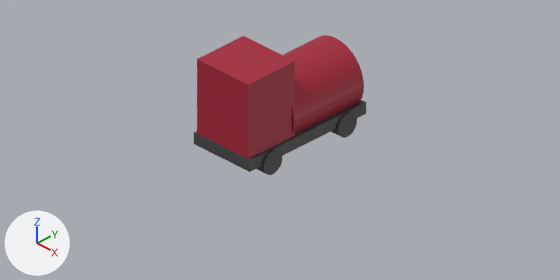
Two versions of the Blender file art/models/lok.blend, one commit apart.
One viewpoint serves both versions: the file's camera 'Camera'. Every picture has the same lights, and +X, +Y and +Z are marked at lower left.

Script lines for the objects in view, before the commit:
```python
ob_cube = bpy.data.objects.new('Cube', me_cube_001)
ob_cube.location = (0.0, 0.0, 0.3)
ob_cube.scale = (0.6, 1.25, 0.1)
ob_cube_001 = bpy.data.objects.new('Cube.001', me_cube_002)
ob_cube_001.parent = ob_cube
ob_cube_001.location = (0.0, -0.73, 1.0)
ob_cube_001.scale = (0.55, 0.5, 0.7)
ob_cylinder = bpy.data.objects.new('Cylinder', me_cylinder)
ob_cylinder.parent = ob_cube
ob_cylinder.location = (0.0, 0.8, 0.2)
ob_cylinder.rotation_euler = (0.0, 1.571, 0.0)  # degrees (0, 90, 0)
ob_cylinder.scale = (0.2, 0.2, 0.65)
ob_cylinder_001 = bpy.data.objects.new('Cylinder.001', me_cylinder_001)
ob_cylinder_001.parent = ob_cube
ob_cylinder_001.location = (0.0, -0.8, 0.2)
ob_cylinder_001.rotation_euler = (0.0, 1.571, 0.0)  # degrees (0, 90, 0)
ob_cylinder_001.scale = (0.2, 0.2, 0.65)
ob_cylinder_002 = bpy.data.objects.new('Cylinder.002', me_cylinder_002)
ob_cylinder_002.parent = ob_cube
ob_cylinder_002.location = (0.0, 0.45, 0.7)
ob_cylinder_002.rotation_euler = (1.571, 0.0, 0.0)  # degrees (90, 0, 0)
ob_cylinder_002.scale = (0.6, 0.6, 0.75)
```
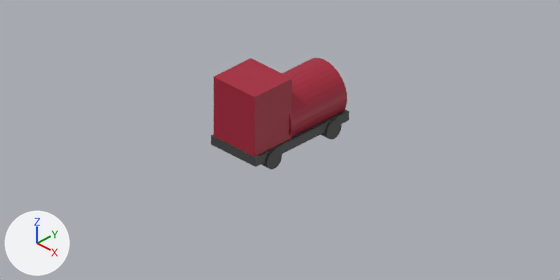
Location of each change, (x1, y1, x2, y2) in pixels of the pictures (560 x 280 px):
'Cube.001', moved, rescaled (20% narrower, 20% shorter): before (197, 36, 295, 159); after (214, 58, 292, 156)
'Cylinder.002', moved, rescaled (20% narrower, 21% shorter): before (283, 35, 364, 134); after (282, 58, 347, 136)
'Cube', hidden: before (194, 100, 366, 172)
'Lok', added: after (211, 109, 349, 167)
'Cylinder', moved, rescaled (19% narrower, 19% shorter): before (331, 112, 357, 138); after (321, 119, 342, 140)
'Cylinder.001', moved, rescaled (15% narrower, 22% shorter): before (257, 149, 282, 175); after (261, 149, 282, 169)

Patch to the scene script:
```diff
--- a/art/models/lok.blend.py
+++ b/art/models/lok.blend.py
@@ me_cube_001 @@
 me_cube_001.from_pydata(...)  # 8 vertices, 6 faces; spans x -1.0..1.0, y -1.0..1.0, z -1.0..1.0
-me_cube_001.materials.append(mat_material_002)  # dark grey #464646
@@ me_cube_001_1 @@
+me_cube_001_1.from_pydata(...)  # a box spanning x -0.6..0.6, y -1.25..1.25, z 0.17..0.37
+me_cube_001_1.materials.append(mat_material_002)  # dark grey #464646
@@ ob_cube @@
 ob_cube = bpy.data.objects.new('Cube', me_cube_001)
-ob_cube.location = (0.0, 0.0, 0.3)
-ob_cube.scale = (0.6, 1.25, 0.1)
+ob_cube.location = (0.0, -1.5, 0.815)
+ob_cube.scale = (1.0, 1.0, 0.815)
+ob_cube.hide_render = True
@@ ob_cylinder @@
 ob_cylinder = bpy.data.objects.new('Cylinder', me_cylinder)
-ob_cylinder.parent = ob_cube
-ob_cylinder.matrix_parent_inverse = Matrix(((1.667, 0.0, 0.0, 0.0), (0.0, 0.8, 0.0, 0.0), (0.0, 0.0, 10.0, -3.0), (0.0, 0.0, 0.0, 1.0)))
-ob_cylinder.location = (0.0, 0.8, 0.2)
+ob_cylinder.parent = ob_lok
+ob_cylinder.location = (0.0, 0.8, 0.17)
 ob_cylinder.rotation_euler = (0.0, 1.571, 0.0)  # degrees (0, 90, 0)
@@ ob_cylinder_001 @@
 ob_cylinder_001 = bpy.data.objects.new('Cylinder.001', me_cylinder_001)
-ob_cylinder_001.parent = ob_cube
-ob_cylinder_001.matrix_parent_inverse = Matrix(((1.667, 0.0, 0.0, 0.0), (0.0, 0.8, 0.0, 0.0), (0.0, 0.0, 10.0, -3.0), (0.0, 0.0, 0.0, 1.0)))
-ob_cylinder_001.location = (0.0, -0.8, 0.2)
+ob_cylinder_001.parent = ob_lok
+ob_cylinder_001.location = (0.0, -0.8, 0.17)
 ob_cylinder_001.rotation_euler = (0.0, 1.571, 0.0)  # degrees (0, 90, 0)
@@ ob_cylinder_002 @@
 ob_cylinder_002 = bpy.data.objects.new('Cylinder.002', me_cylinder_002)
-ob_cylinder_002.parent = ob_cube
-ob_cylinder_002.matrix_parent_inverse = Matrix(((1.667, 0.0, 0.0, 0.0), (0.0, 0.8, 0.0, 0.0), (0.0, 0.0, 10.0, -3.0), (0.0, 0.0, 0.0, 1.0)))
-ob_cylinder_002.location = (0.0, 0.45, 0.7)
+ob_cylinder_002.parent = ob_lok
+ob_cylinder_002.location = (0.0, 0.45, 0.67)
 ob_cylinder_002.rotation_euler = (1.571, 0.0, 0.0)  # degrees (90, 0, 0)
@@ ob_cube_001 @@
 ob_cube_001 = bpy.data.objects.new('Cube.001', me_cube_002)
-ob_cube_001.parent = ob_cube
-ob_cube_001.matrix_parent_inverse = Matrix(((1.667, 0.0, 0.0, 0.0), (0.0, 0.8, 0.0, 0.0), (0.0, 0.0, 10.0, -3.0), (0.0, 0.0, 0.0, 1.0)))
-ob_cube_001.location = (0.0, -0.73, 1.0)
+ob_cube_001.parent = ob_lok
+ob_cube_001.location = (0.0, -0.73, 0.97)
 ob_cube_001.scale = (0.55, 0.5, 0.7)
@@ ob_lok @@
+ob_lok = bpy.data.objects.new('Lok', me_cube_001_1)
+ob_lok.location = (0.0, 0.0, 0.0)
+ob_lok.scale = (0.8, 0.8, 0.8)
```
